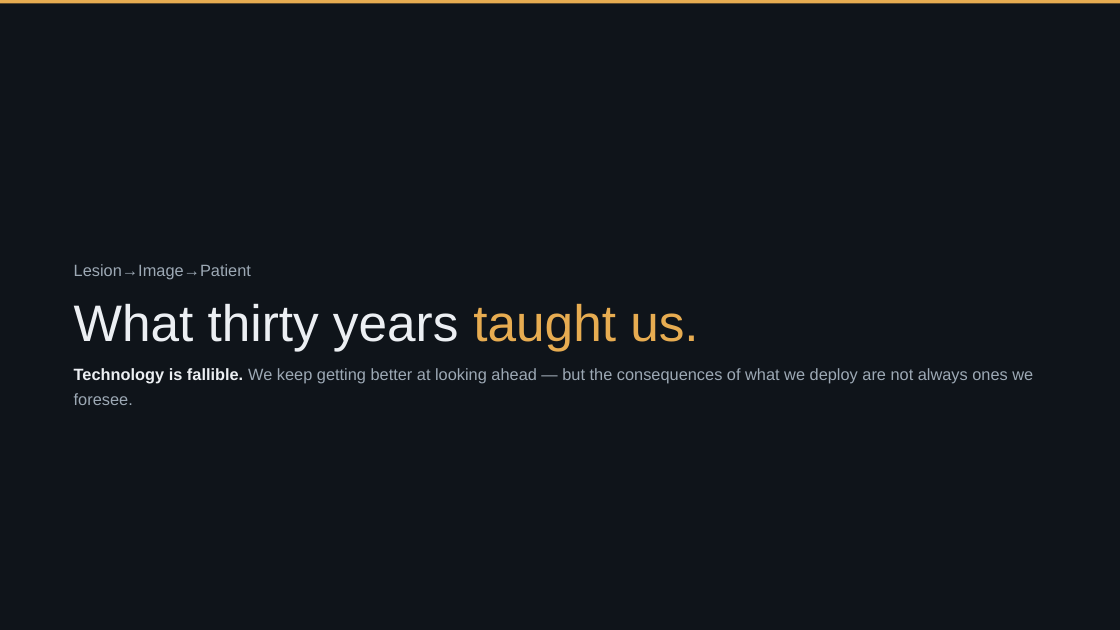
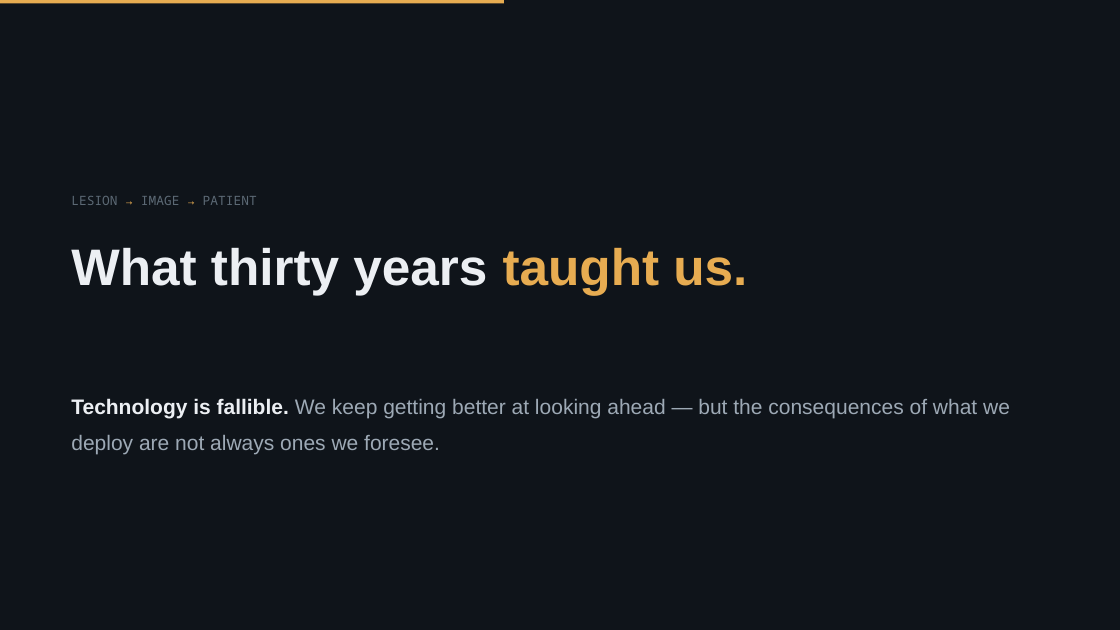
Before and after one commit to Emory-HITI/Mammo, a slide deck: slide 1 of keynote-iwbi-2026/pptx/sections/IWBI2026_Trivedi_07_close.pptx. Drawn at 1120x630 pixels with LibreOffice and Linux fonts; fonts in the diff are those of the drawing; background and template pictures are left out. Boxes give left, top, right and bottom in pixels: in the first picture for what was removed or moved away, otherwise in the second. Text is boxed around its words. In the diff, an @@ line names an element or a change of style, - is before the commit and + after.

```diff
--- a/keynote-iwbi-2026/pptx/sections/IWBI2026_Trivedi_07_close.pptx
+++ b/keynote-iwbi-2026/pptx/sections/IWBI2026_Trivedi_07_close.pptx
@@ rectangle resized from (x1=0, y1=0, x2=1120, y2=3) to (x1=0, y1=0, x2=504, y2=3) @@
@@ text at (x1=71, y1=196, x2=257, y2=205): text changed; size 14 to 11 pt; font Arial to Noto Sans Mono; text colour #9DA9B5 to #5C6975 @@
-Lesion→Image→Patient
+LESION → IMAGE → PATIENT
@@ text "What thirty years taught us." moved from (x1=74, y1=303, x2=698, y2=351) to (x1=71, y1=247, x2=747, y2=295) @@
@@ text "What thirty years taught us." at (x1=71, y1=247, x2=747, y2=295): bold on; line spacing 1.06 to 1.05; less space between paragraphs @@
@@ text "Technology is fallible. We keep ..." moved from (x1=74, y1=368, x2=1033, y2=405) to (x1=71, y1=398, x2=1010, y2=455) @@
@@ text "Technology is fallible. We keep ..." at (x1=71, y1=398, x2=1010, y2=455): size 14 to 18 pt; line spacing 1.28 to 1.45; less space between paragraphs @@
```
Also in this commit, not shown: 4 other slides changed, 3 other files.
